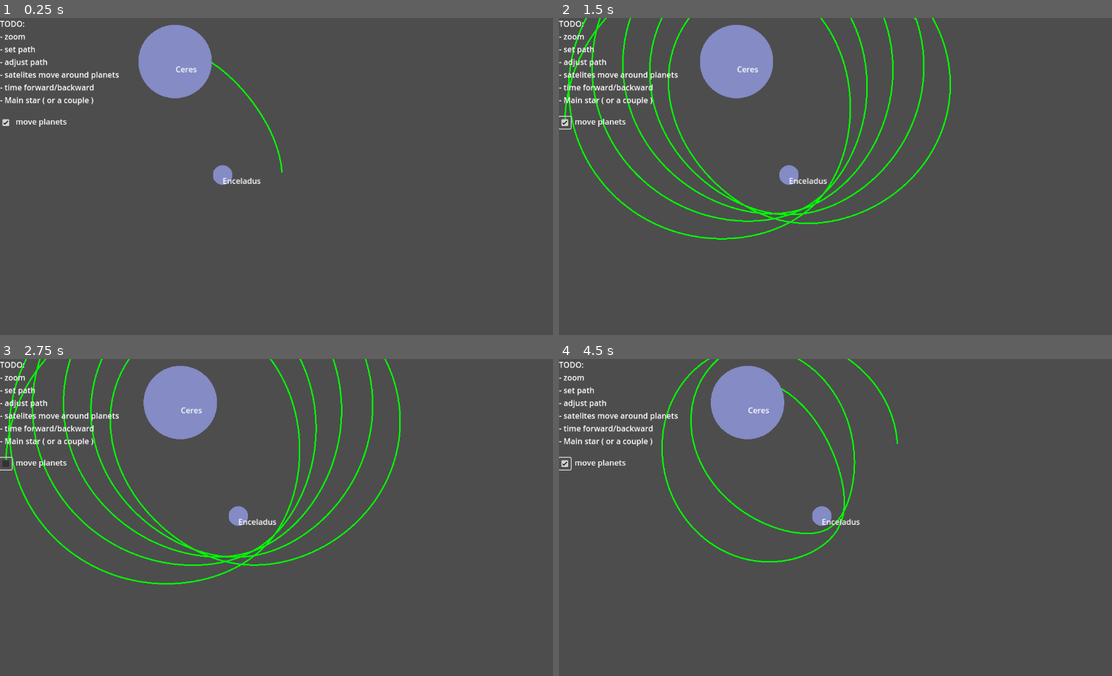
Above: before the commit, frames 1-4 (two rows, left to right).
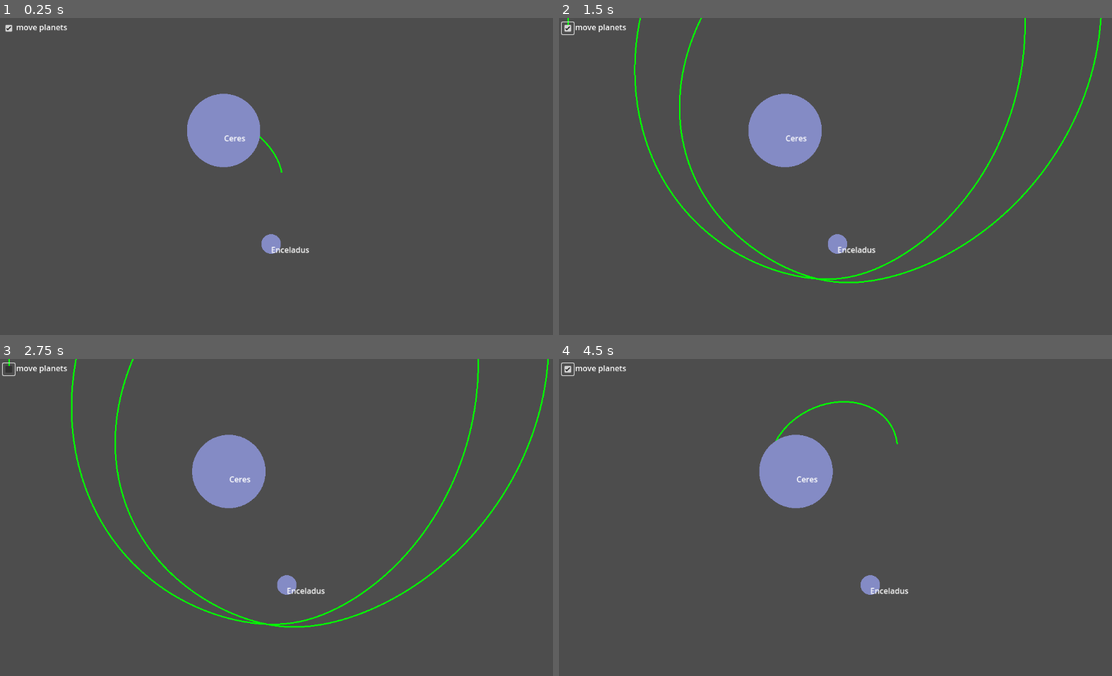
Above: after the commit, the same moments.

Repository: shaninalex/lineattractor
Game: Godot game, scene res://root.tscn
The game is run twice, just before and just after one commit, with the same random seed, the same clock (stepped at 60 frames per second) and the same inputs.
Inputs (mouse positions are in pixels of both pictures, inside the frame that each line leads up to; where the layout moved, square brackets give the same spot in the first picture):
- Up to frame 1 (0.25 s): no input
- Up to frame 2 (1.5 s): click (570, 27) [564, 122] at 0.5 s; click (570, 27) [564, 122] at 1.25 s
- Up to frame 3 (2.75 s): click (11, 368) [5, 463] at 2 s
- Up to frame 4 (4.5 s): tap Enter at 2.75 s; move the mouse to (962, 501) at 2.77 s; move the mouse to (730, 533) at 3.52 s; move the mouse to (896, 447) at 4.27 s

The runs differ from the first frame. In frame 1, 6.5% of the frame differs, in the area x 0-56%, y 0-75%; in frame 2, 11%; in frame 3, 11%, in the area x 0-100%, y 0-85%; in frame 4, 7.7%.

Commit message:
docs: update

Diff:
--- a/root.tscn
+++ b/root.tscn
@@ -25,7 +25,7 @@
 course_length = 1000
 
 [node name="Ceres" type="Node2D" parent="."]
-position = Vector2(356, 92)
+position = Vector2(455, 233)
 script = ExtResource("1_vvh5c")
 planet_mass = 10000.0
 planet_name = "Ceres"
@@ -44,7 +44,7 @@
 offset_bottom = 23.0
 
 [node name="Enceladus" type="Node2D" parent="."]
-position = Vector2(447, 320)
+position = Vector2(546, 461)
 script = ExtResource("1_vvh5c")
 speed = 30.0
 planet_mass = 1000.0
@@ -66,34 +66,25 @@
 [node name="CanvasLayer" type="CanvasLayer" parent="."]
 script = ExtResource("5_jnlp7")
 
-[node name="Label" type="Label" parent="CanvasLayer"]
-offset_right = 291.0
-offset_bottom = 179.0
-size_flags_horizontal = 2
-size_flags_vertical = 2
-text = "TODO:
-- zoom
-- set path
-- adjust path
-- satelites move around planets
-- time forward/backward
-- Main star ( or a couple )"
-vertical_alignment = 2
-
 [node name="Node2D" type="Label" parent="CanvasLayer"]
+offset_left = 56.0
+offset_top = 73.0
+offset_right = 57.0
+offset_bottom = 96.0
 vertical_alignment = 1
 
 [node name="CheckBox" type="CheckBox" parent="CanvasLayer/Node2D"]
-offset_top = 202.0
-offset_right = 24.0
-offset_bottom = 226.0
+offset_left = -50.0
+offset_top = -64.0
+offset_right = -26.0
+offset_bottom = -40.0
 button_pressed = true
 
 [node name="Label" type="Label" parent="CanvasLayer/Node2D"]
-offset_left = 32.0
-offset_top = 197.0
-offset_right = 141.0
-offset_bottom = 226.0
+offset_left = -23.0
+offset_top = -69.0
+offset_right = 86.0
+offset_bottom = -40.0
 size_flags_horizontal = 2
 size_flags_vertical = 2
 text = "move planets"
Binary file added: screenshot.png
Not shown, added: screenshot.png.import
Not shown, added: README.md
